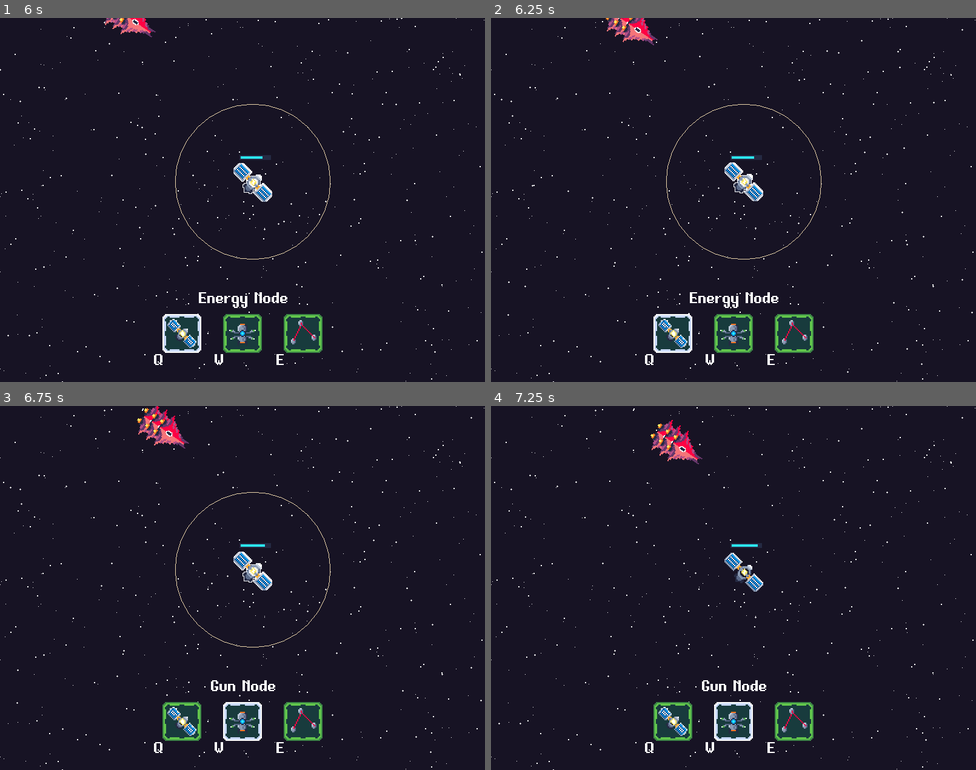
Above: before the commit, frames 1-4 (two rows, left to right).
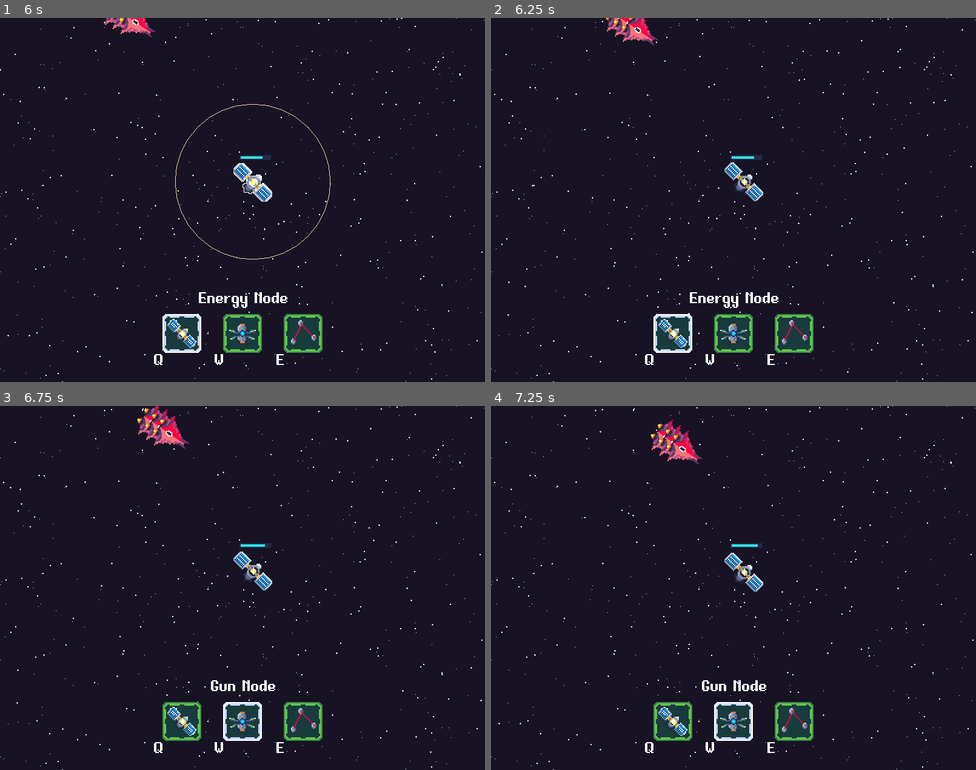
Above: after the commit, the same moments.

Repository: svntax/LD45-StartWithNothing
Game: Godot game, scene res://Scenes/Gameplay.tscn
Same seed, same stepped clock (60 frames per second), same inputs: the game is played once before the commit and once after it.
Inputs (mouse positions are in pixels of both pictures, inside the frame that each line leads up to):
- Up to frame 1 (6 s): tap Enter at 0.5 s; move the mouse to (252, 181) at 0.52 s; click (252, 181) at 0.6 s; tap Q (BuildEnergyNode) at 1.35, 5.85 s; click (252, 181) at 1.55 s; move the mouse to (291, 119) at 2.02 s; tap W (BuildGunNode) at 2.1 s; click (291, 119) at 2.3 s; move the mouse to (218, 272) at 2.77 s; tap E (BuildLink) at 2.85 s; click (218, 272) at 3.05 s; move the mouse to (388, 254) at 3.52 s; click (388, 254) at 3.6 s; move the mouse to (97, 145) at 4.27 s; tap Space (Shoot) at 4.35 s; click (97, 145) at 4.55 s; move the mouse to (266, 200) at 5.02 s; click (266, 200) at 5.1 s; move the mouse to (169, 109) at 5.77 s
- Up to frame 2 (6.25 s): click (660, 109) at 6.05 s
- Up to frame 3 (6.75 s): move the mouse to (349, 569) at 6.52 s; tap W (BuildGunNode) at 6.6 s
- Up to frame 4 (7.25 s): click (840, 569) at 6.8 s

Frame 1 is identical in both runs. In frame 2, 0.2% of the frame differs, in the area x 36-69%, y 23-67%; in frame 3, 0.2%; in frame 4, nothing differs.

Commit message:
Fix collision layers for mouse detect

Diff:
--- a/Scenes/CrashingEnemySegment.tscn
+++ b/Scenes/CrashingEnemySegment.tscn
@@ -31,6 +31,7 @@
 shape = SubResource( 2 )
 
 [node name="DetectNodeArea" type="Area2D" parent="."]
+collision_layer = 0
 collision_mask = 4
 
 [node name="CollisionShape2D" type="CollisionShape2D" parent="DetectNodeArea"]
--- a/Scripts/GameplayControls.gd
+++ b/Scripts/GameplayControls.gd
@@ -32,9 +32,17 @@
         currentMode = ADD_LINK_MODE;
         nodeSelectUI.selectLinkIcon()
     if Input.is_action_just_pressed("NodeSelection"):
-        if $MouseArea.get_overlapping_areas().size() == 0:
+        if mouseArea.get_overlapping_areas().size() == 0:
             print("No overlapping bodies");
             deselectNode();
+        else:
+            var shouldDeselect = true
+            # Ignore NodeRange areas that aren't from the currently selected node
+            for area in mouseArea.get_overlapping_areas():
+                if area.get_parent() == selectedNode:
+                    shouldDeselect = false
+            if shouldDeselect:
+                deselectNode()
 
 
 func _ready():
